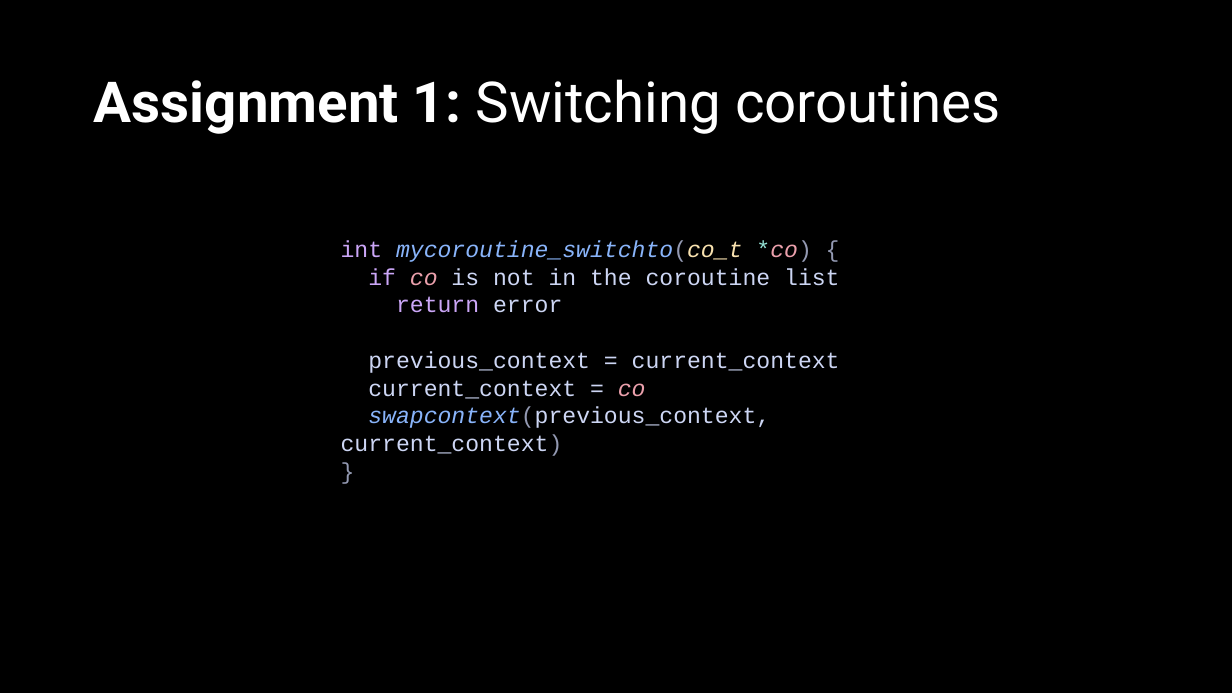
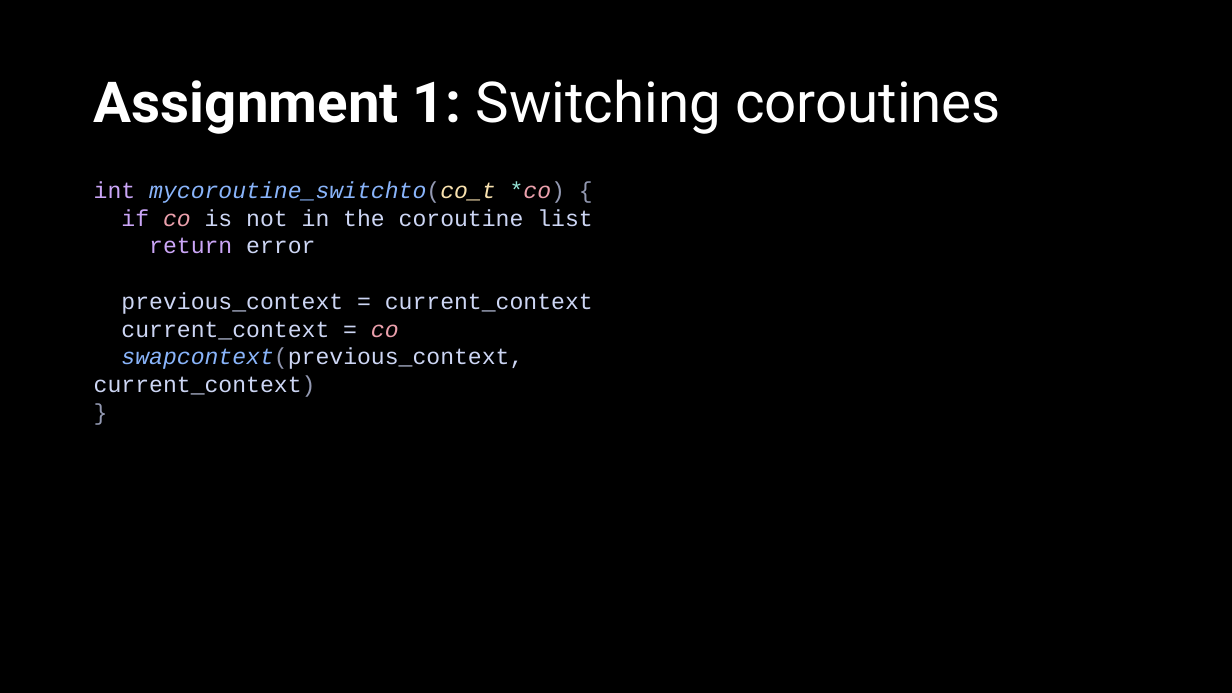
Before and after one commit to ACrispyCookie/ECE321-Concurrent-Programming, a slide deck: slide 6 of Project4/G9-4.pptx. Drawn at 1232x693 pixels with LibreOffice and Linux fonts; fonts in the diff are those of the drawing. Boxes give left, top, right and bottom in pixels: in the first picture for what was removed or moved away, otherwise in the second. Text is boxed around its words. In the diff, an @@ line names an element or a change of style, - is before the commit and + after.

```diff
--- a/Project4/G9-4.pptx
+++ b/Project4/G9-4.pptx
@@ text "int mycoroutine_switchto(co_t *co) {": place and size @@
-text "int mycoroutine_switchto(co_t *co) {" at [341, 240, 840, 456]
+text "int mycoroutine_switchto(co_t *co) {" at [94, 181, 593, 397]
```
Also in this commit, not shown: 25 other slides changed, 12 slides added, 2 slides removed, 32 other files.
